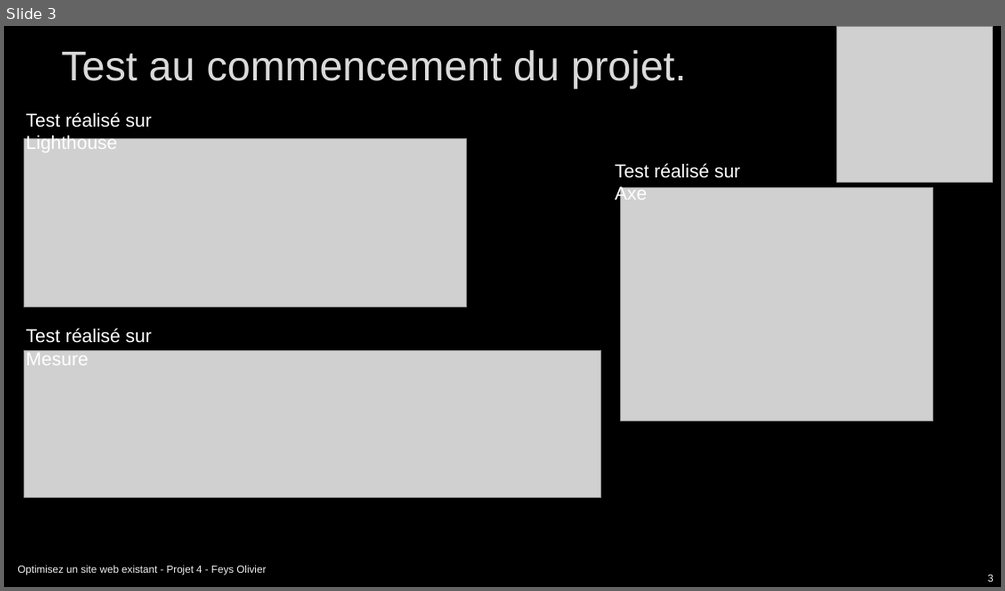
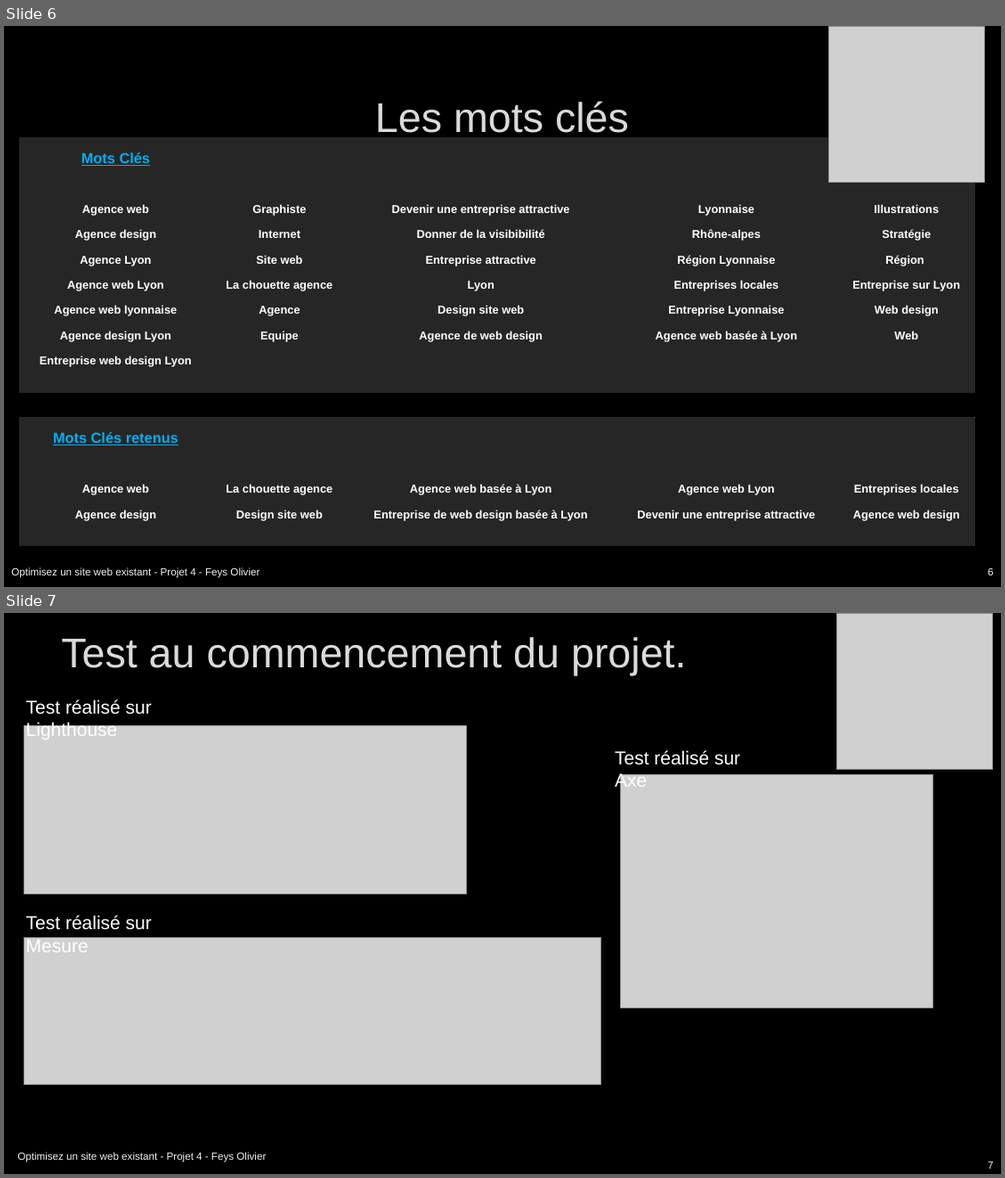
Before and after one commit to Olive59/Projet-4, a slide deck: Présentation la chouette agence.pptx. Shown one above the other, each under a label of ours: slide 3 before the commit, slides 6 and 7 after it. The pictures are 1005x591 and 1005x1178 pixels, drawn with LibreOffice and Linux fonts; fonts in the diff are those of the drawing; grey boxes stand for pictures; background and template pictures are left out. Boxes give left, top, right and bottom in pixels: in the first picture for what was removed or moved away, otherwise in the second. Text is boxed around its words. In the diff, an @@ line names an element or a change of style, - is before the commit and + after.

```diff
--- a/Présentation la chouette agence.pptx
+++ b/Présentation la chouette agence.pptx
@@ slide 6 added at (x1=4, y1=26, x2=1001, y2=587), background picture (left out) @@
@@ picture added at (x1=829, y1=26, x2=985, y2=182) @@
@@ title added at (x1=375, y1=101, x2=629, y2=133), 40 pt, text #DADADA @@
+Les mots clés
@@ table added at (x1=20, y1=137, x2=976, y2=547), 16 rows, 5 columns @@
+Mots Clés |  |  |  | 
+ |  |  |  | 
+Agence web | Graphiste | Devenir une entreprise attractive | Lyonnaise | Illustrations
+Agence design | Internet | Donner de la visibibilité | Rhône-alpes | Stratégie
+Agence Lyon | Site web | Entreprise attractive | Région Lyonnaise | Région
+Agence web Lyon | La chouette agence | Lyon | Entreprises locales | Entreprise sur Lyon
+Agence web lyonnaise | Agence | Design site web | Entreprise Lyonnaise | Web design
+Agence design Lyon | Equipe | Agence de web design | Agence web basée à Lyon | Web
+Entreprise web design Lyon |  |  |  | 
+ |  |  |  | 
+ |  |  |  | 
+Mots Clés retenus |  |  |  | 
+ |  |  |  | 
+Agence web | La chouette agence | Agence web basée à Lyon | Agence web Lyon | Entreprises locales
+Agence design | Design site web | Entreprise de web design basée à Lyon | Devenir une entreprise attractive | Agence web design
+ |  |  |  | 
@@ text added at (x1=11, y1=567, x2=259, y2=578), 10 pt, text #F2F2F2 @@
+Optimisez un site web existant - Projet 4 - Feys Olivier
@@ page number added at (x1=987, y1=568, x2=993, y2=575), 10 pt, text #F2F2F2 @@
+6
@@ what was slide 3 is now slide 7 @@
@@ page number at (x1=987, y1=1161, x2=993, y2=1168): text changed @@
-3
+7
```
Also in this commit, not shown: 5 slides changed, 1 other slide added, 1 slide removed, 2 other files.
